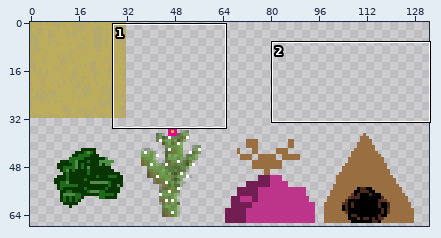
Sprite sheet, stored at public/assets/tileset.png. The first picture is a wide view before the edit; the outline marks the close-up.
Close-up. Earlier state:
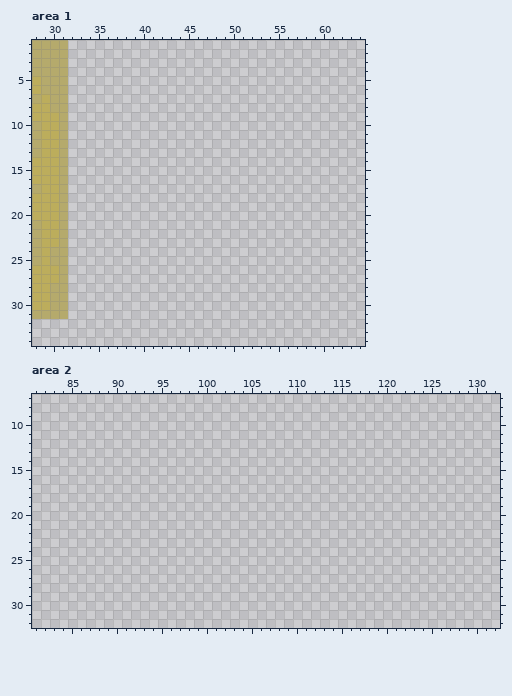
The file is 136x68 pixels. Pixels under 10% opacity are left out. Colours within 5 levels of each other are drawn and written as one. Shown: area 1: x 28..64, y 1..34; area 2: x 81..132, y 7..32. The old version is drawn lined up with the new one. The wide view leaves out empty margins.
After:
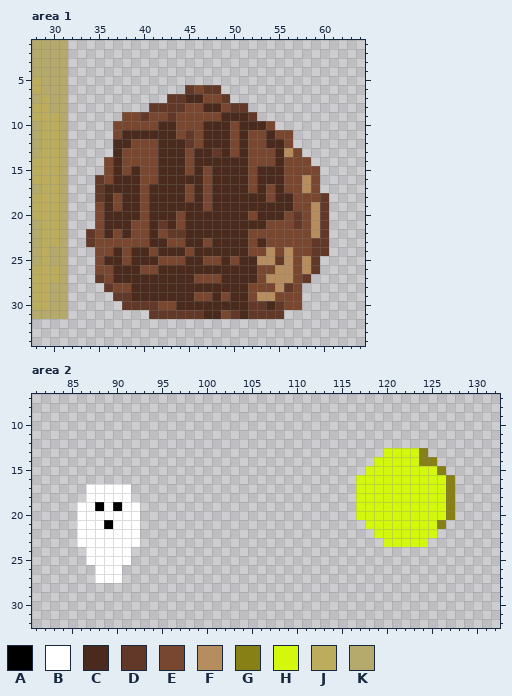
Palette (. is transparent): A #000000  B #ffffff  C #492a1d  D #623829  E #79472f  F #b68d5f  G #868015  H #d3f80d  J #bcad5c  K #b5aa6c
The commit says: Neues tilset
Edits made:
drawings rearranged on the sheet (the old picture shows each at its new place; 3 dropped ones are not shown)
Changed rows in their new state; - is an unchanged pixel.
Area 1:
first column x 34:
 6 -----------DEDD------------
 7 ---------DDCCEED-----------
 8 -------DDDDEECCEDD---------
 9 ----EEDEEDEEEEECCCD--------
10 ---EEEEECCEEECCCECCCE------
11 ---ECCCCCCEDECCCECEECEE----
12 ---CCEEECCCDECCCECEECCE----
13 ---CEEEECCCECCDCECEEECFE---
14 --ECEEEECCCECCCCCCEEECEEE--
15 --ECECEECCCECECCCCECCCEEEE-
16 -DECCCEECCCCCECCCCECCCEEFE-
17 -DCCCCECCCCECECCCCECECEEFE-
18 -DCECCECCCCECECCCCCCECCEEED
19 -ECECCECCCCCCECCCCCCCCCEEFD
20 -ECCCCECCCECCCCCCCECCCEDEFD
21 -ECCCEECDCECCCCCCCCCEEEDEFD
22 DECECEECEDDCCCCCCCEEEEEEEFD
23 DEEEEEECCEECCECCCCECEEEEEDD
24 -EECECCECCCECCCCCCEEFEFEEDD
25 -ECCECCCEEECCEECECCFFDFEFD-
26 -EECCCEECCCCCCCCCCCEEFFEFD-
27 -DECCCCCCCCCEEECCCCEFFFED--
28 --DEECCCCCCCCCCCCCEEEFDE---
29 ---DDCCCCCCCEECECCEFFEEE---
30 ----DDDDEECCCCCCCCDDCDEE---
31 -------DDDDDDCCEDCDDDD-----
Area 2:
first column x 86:
13 ----------------------------------HHHHG---
14 ---------------------------------HHHHHGG--
15 --------------------------------HHHHHHHHG-
16 -------------------------------HHHHHHHHHHG
17 -BBBBB-------------------------HHHHHHHHHHG
18 -BBBBB-------------------------HHHHHHHHHHG
19 BBABABB------------------------HHHHHHHHHHG
20 BBBBBBB------------------------HHHHHHHHHHG
21 BBBABBB-------------------------HHHHHHHHG-
22 BBBBBBB--------------------------HHHHHHH--
23 BBBBBBB---------------------------HHHHH---
24 -BBBBB------------------------------------
25 -BBBBB------------------------------------
26 --BBB-------------------------------------
27 --BBB-------------------------------------
